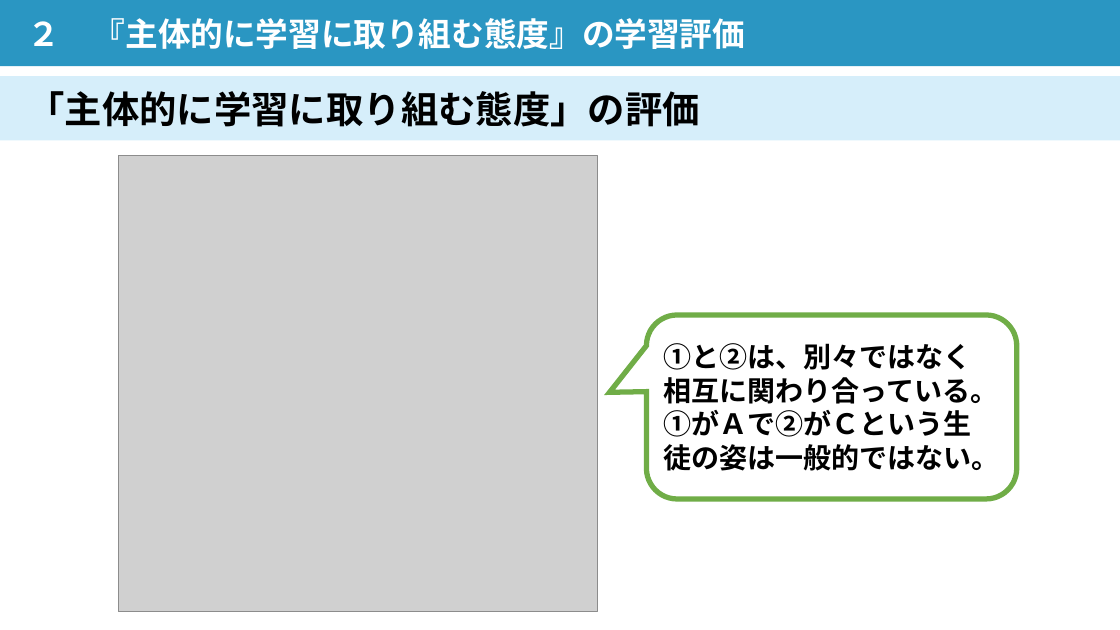
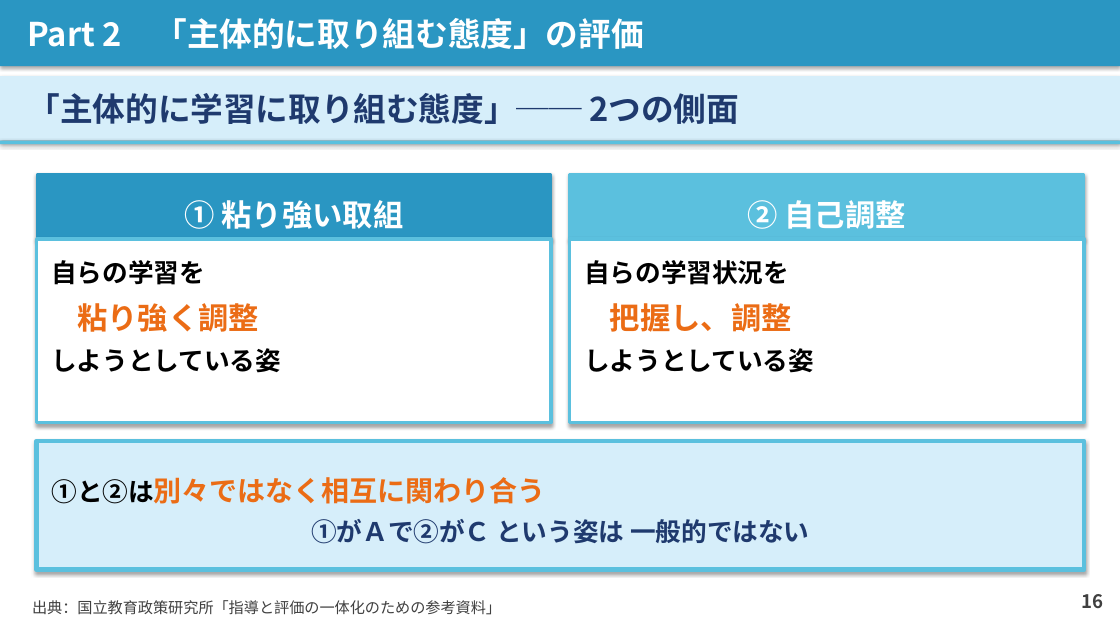
Before and after one commit to contynet730-star/con30, a slide deck: slide 16 of 講義スライド_石神井南中_20260603.pptx (slide 17 before the commit). Drawn at 1120x630 pixels with LibreOffice and Linux fonts; fonts in the diff are those of the drawing; grey boxes stand for pictures. Boxes give left, top, right and bottom in pixels: in the first picture for what was removed or moved away, otherwise in the second. Text is boxed around its words. In the diff, an @@ line names an element or a change of style, - is before the commit and + after.

```diff
--- a/講義スライド_石神井南中_20260603.pptx
+++ b/講義スライド_石神井南中_20260603.pptx
@@ rectangle "Part 2 「主体的に取り組む態度」の評価" at <box>0,0,1120,66</box>: shadow on @@
@@ text in rectangle at <box>28,18,643,49</box>: text changed @@
-２ 『主体的に学習に取り組む態度』の学習評価
+Part 2 「主体的に取り組む態度」の評価
@@ rectangle "「主体的に学習に取り組む態度」── 2つの側面" at <box>0,76,1120,141</box>: shadow on @@
@@ text in rectangle at <box>28,93,739,124</box>: text changed; size 32 to 28 pt; text colour #000000 to #1F3A6E @@
-「主体的に学習に取り組む態度」の評価
+「主体的に学習に取り組む態度」── 2つの側面
@@ rectangle added at <box>0,140,1120,144</box>, fill #5BC0DE @@
@@ rectangle added at <box>37,175,551,239</box>, fill #2A96C2, outline #2A96C2 2 pt, 26 pt, text #FFFFFF, bold @@
+① 粘り強い取組
@@ picture removed at <box>118,155,598,613</box> @@
@@ rectangle added at <box>570,175,1084,239</box>, fill #5BC0DE, outline #5BC0DE 2 pt, 26 pt, text #FFFFFF, bold @@
+② 自己調整
@@ rectangle added at <box>37,239,551,423</box>, fill #FFFFFF, outline #5BC0DE 3 pt, 22 pt, text #000000, bold @@
+自らの学習を
+粘り強く調整
+しようとしている姿
@@ rectangle added at <box>570,239,1084,423</box>, fill #FFFFFF, outline #5BC0DE 3 pt, 22 pt, text #000000, bold @@
+自らの学習状況を
+把握し、調整
+しようとしている姿
@@ rounded speech box removed at <box>647,315,1017,499</box> @@
-①と②は、別々ではなく相互に関わり合っている。①がＡで②がＣという生徒の姿は一般的ではない。
@@ rectangle added at <box>37,441,1085,570</box>, fill #D6EEFA, outline #5BC0DE 4 pt, 22 pt, text #1F3A6E, bold @@
+①と②は別々ではなく相互に関わり合う
+①がＡで②がＣ という姿は 一般的ではない
@@ text added at <box>1081,594,1103,608</box>, 16 pt, text #404040, bold @@
+16
@@ text added at <box>32,600,501,615</box>, 13 pt, text #404040 @@
+出典：国立教育政策研究所「指導と評価の一体化のための参考資料」
```
Also in this commit, not shown: 19 other slides changed, 7 slides added, 7 slides removed, 1 other file.
